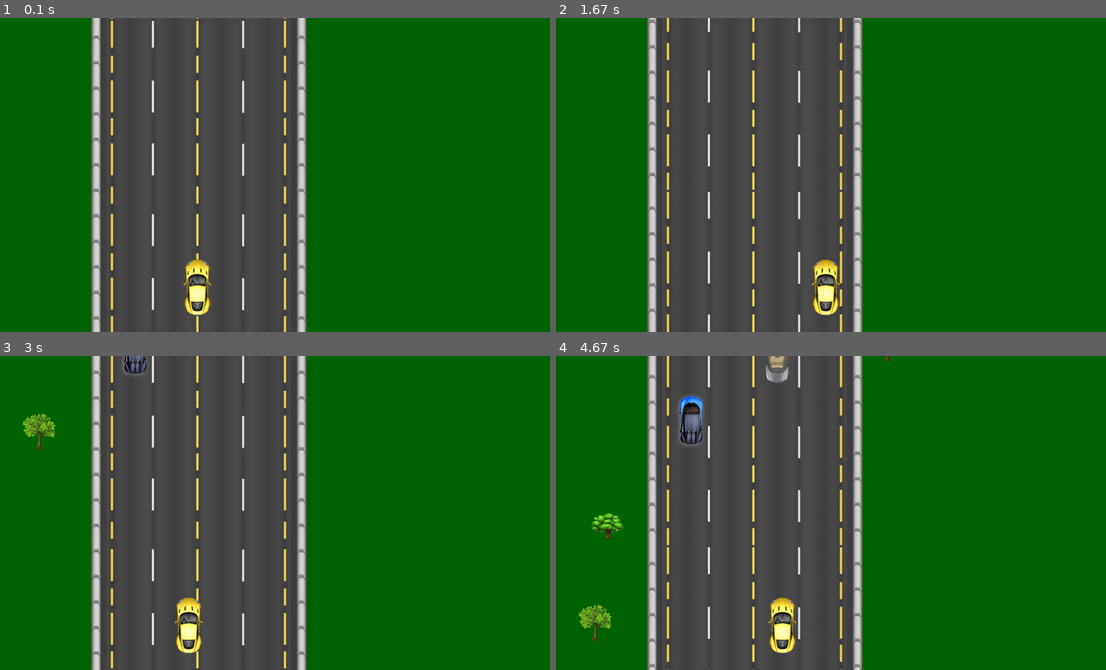
Above: before the commit, frames 1-4 (two rows, left to right).
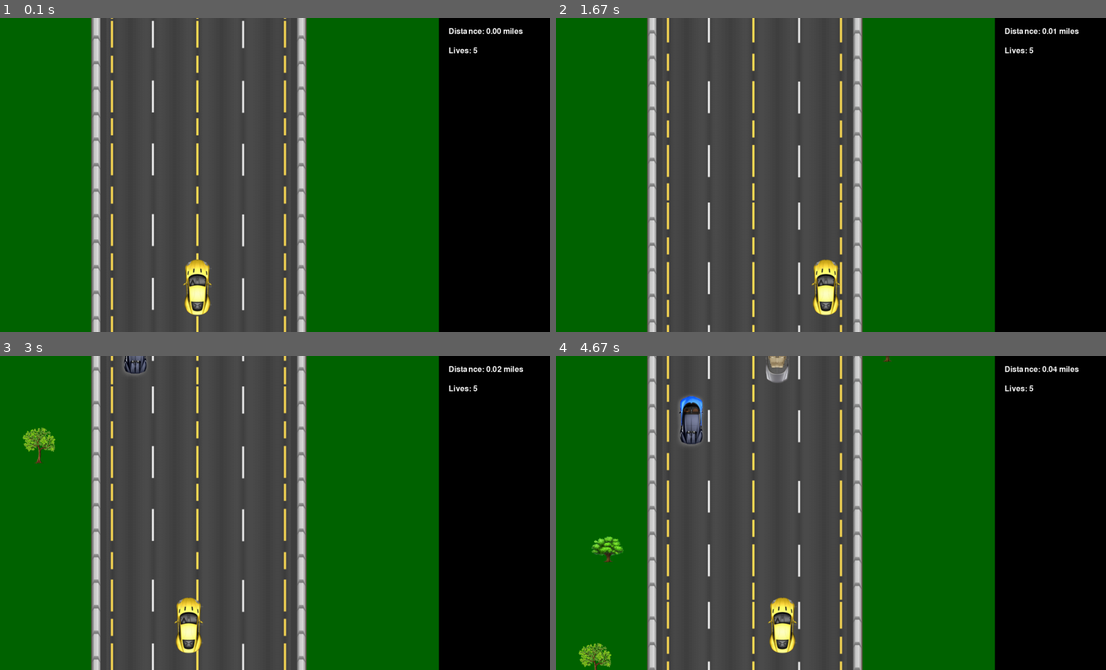
Above: after the commit, the same moments.

Repository: palex08/Home-work-4.5-OOP-PyGame
Game: pygame game, started from main.py
Same seed, same stepped clock (60 frames per second), same inputs: the game is played once before the commit and once after it.
Inputs:
- Up to frame 1 (0.1 s): no input
- Up to frame 2 (1.67 s): hold Right 0.33-0.8 s; hold Up 0.83-1.13 s; hold Right 1.17-1.63 s
- Up to frame 3 (3 s): hold Left 1.67-2.2 s; hold Down 2.23-2.53 s; hold Left 2.57-2.97 s
- Up to frame 4 (4.67 s): hold Up 3-3.37 s; hold Right 3.4-4.03 s; hold Down 4.07-4.43 s; hold Left from 4.47 s (still down)

The runs differ from the first frame. In frame 1, 20% of the frame differs, in the area x 79-100%, y 0-100%; in frame 2, 22%; in frame 3, 23%; in frame 4, 23%, in the area x 4-100%, y 0-100%.

Commit message:
finish game

Diff:
--- a/main.py
+++ b/main.py
@@ -38,10 +38,12 @@
         self.x = random.randint(self.side_tree[0], self.side_tree[1])
         self.y = 0 - self.image.get_height()
         self.trees_list = trees_list
+        self.rect = self.image.get_rect(topleft=(self.x, self.y))
         self.trees_list.append(self)
 
     def update(self):
         self.y += self.speed
+        self.rect.topleft = (self.x, self.y)
         if self.y > self.screen_height:
             self.trees_list.remove(self)
 
@@ -87,12 +89,13 @@
     def update(self):
         self.y += self.speed
         self.rect.topleft = (self.x, self.y)
+        self.check_collision_with_others()
         if self.y > self.screen_height:
             self.target_list.remove(self)
         if self.rect.colliderect(self.player_car.rect):
             self.target_list.remove(self)
-
-        self.check_collision_with_others()
+            return True
+        return False
 
     def draw(self, screen):
         screen.blit(self.image, (self.x, self.y))
@@ -114,6 +117,8 @@
         self.trees_list = []
         self.target_time = 60
         self.tree_time = 60
+        self.distance_traveled = 0
+        self.lives = 5
 
         pygame.init()
         self.screen = pygame.display.set_mode((self.SCREEN_WIDTH, self.SCREEN_HEIGHT))
@@ -121,6 +126,10 @@
         icon = pygame.image.load("img/icon.jpg")
         pygame.display.set_icon(icon)
 
+        self.side_bar = pygame.Surface((self.SCREEN_WIDTH - 970, self.SCREEN_HEIGHT))
+        self.side_bar.fill((255, 255, 255))
+        self.font = pygame.font.Font(None, 24)
+
         self.clock = pygame.time.Clock()
         self.road = Road(self.SCREEN_WIDTH, self.SCREEN_HEIGHT, self.speed)
         self.player_car = PlayerCar(self.road_width, self.road_height, self.speed)
@@ -132,6 +141,8 @@
         game_running = True
         while game_running:
             delta_time = self.clock.tick(30)
+            self.distance_traveled += self.speed * delta_time / 1000  # Update distance
+
             for event in pygame.event.get():
                 if event.type == pygame.QUIT:
                     game_running = False
@@ -144,7 +155,7 @@
             if keys[pygame.K_RIGHT]:
                 self.player_car.move_right()
             if keys[pygame.K_UP]:
-                if self.speed < 9:
+                if self.speed < 10:
                     self.road.speed += 1
                     for target in self.target_list:
                         target.speed += 1
@@ -152,7 +163,7 @@
                         tree.speed += 1
                     self.speed += 1
             if keys[pygame.K_DOWN]:
-                if self.speed > 6:
+                if self.speed > 7:
                     self.road.speed = max(2, self.road.speed - 1)
                     for target in self.target_list:
                         target.speed -= 1
@@ -161,6 +172,8 @@
                     self.speed -= 1
 
             self.screen.fill('DarkGreen')
+            self.screen.blit(self.side_bar, (970, 0))
+            self.side_bar.fill((0, 0, 0))
 
             if self.tree_time == 0:
                 Tree(self.SCREEN_WIDTH, self.SCREEN_HEIGHT, self.speed, self.trees_list)
@@ -185,7 +198,8 @@
             self.road.draw(self.screen)
 
             for target in self.target_list:
-                target.update()
+                if target.update():
+                    self.lives -= 1
                 target.draw(self.screen)
 
             for tree in self.trees_list:
@@ -194,6 +208,20 @@
 
             self.player_car.draw(self.screen)
 
+            # Update and draw sidebar
+            distance_miles = self.distance_traveled / 1000  # Convert pixels to miles
+            distance_text = self.font.render(f"Distance: {distance_miles:.2f} miles", True, (255, 255, 255))
+            lives_text = self.font.render(f"Lives: {self.lives}", True, (255, 255, 255))
+            self.side_bar.blit(distance_text, (20, 20))
+            self.side_bar.blit(lives_text, (20, 60))
+
+            if self.lives <= 0:
+                game_running = False
+                game_over_text = self.font.render("GAME OVER", True, (255, 0, 0))
+                self.screen.blit(game_over_text, (self.SCREEN_WIDTH // 2 - game_over_text.get_width() // 2, self.SCREEN_HEIGHT // 2))
+                pygame.display.update()
+                pygame.time.wait(3000)
+
             pygame.display.update()
 
         pygame.quit()
